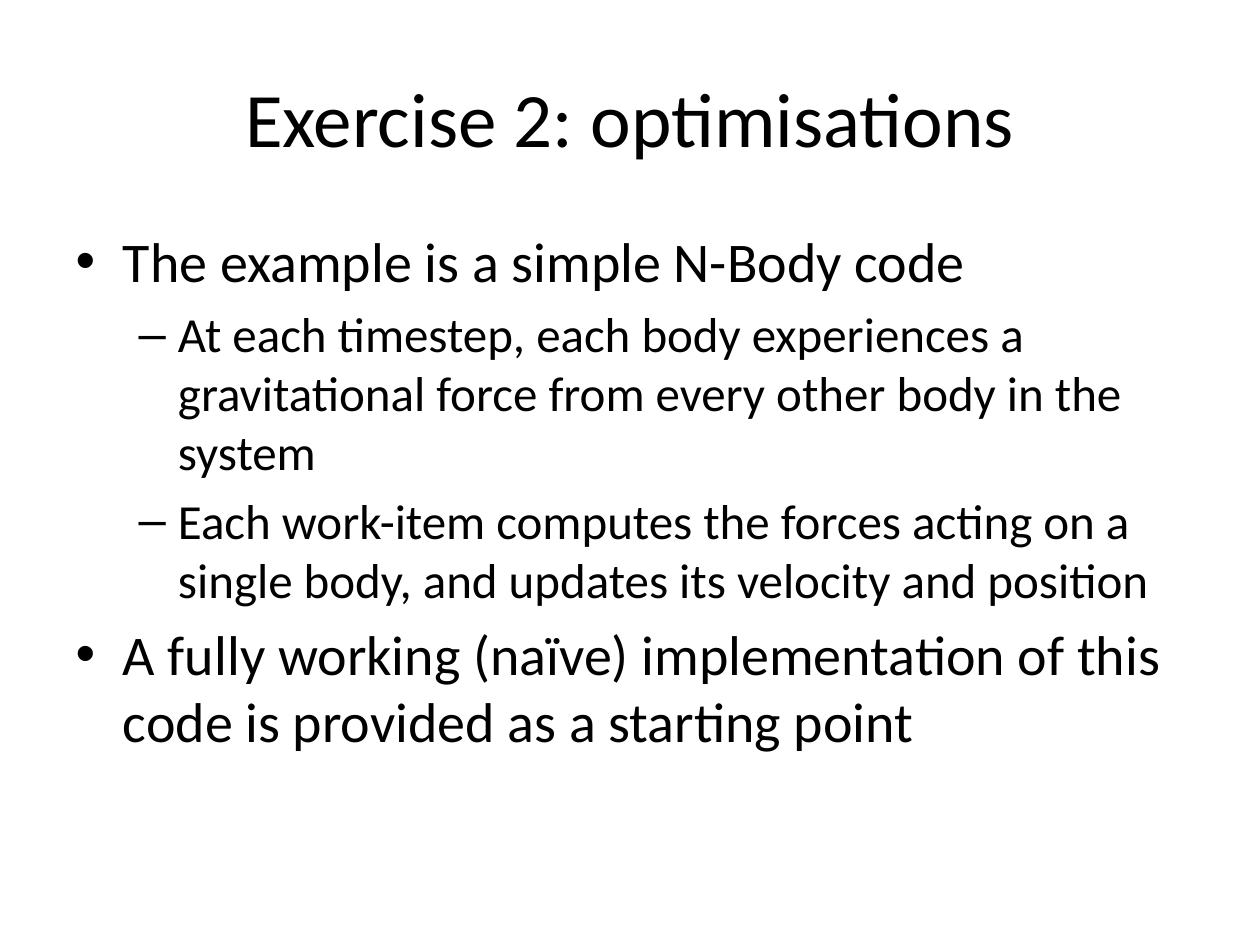
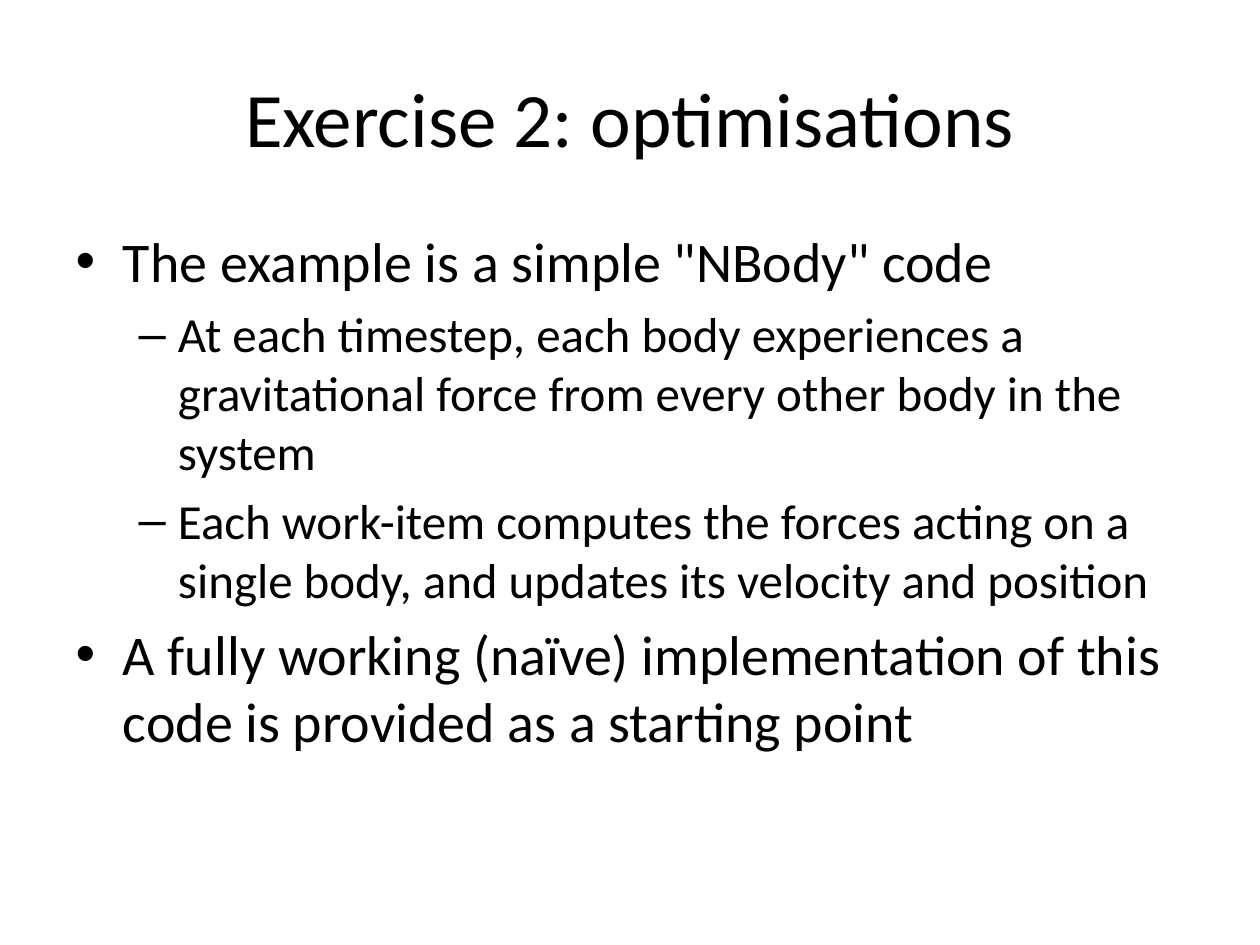
Before and after one commit to UoB-HPC/opencl-training-code, a slide deck: slide 21 of slides/advanced_part2.pptx. Drawn at 1260x945 pixels with LibreOffice and Linux fonts; fonts in the diff are those of the drawing. Boxes give left, top, right and bottom in pixels: in the first picture for what was removed or moved away, otherwise in the second. Text is boxed around its words. In the diff, an @@ line names an element or a change of style, - is before the commit and + after.

Commit message:
Minor typos fixed.

```diff
--- a/slides/advanced_part2.pptx
+++ b/slides/advanced_part2.pptx
@@ text at <box>123,243,992,291</box>: text changed @@
-• The example is a simple N-Body code
+• The example is a simple "NBody" code
```
Also in this commit, not shown: 1 other slide changed.
